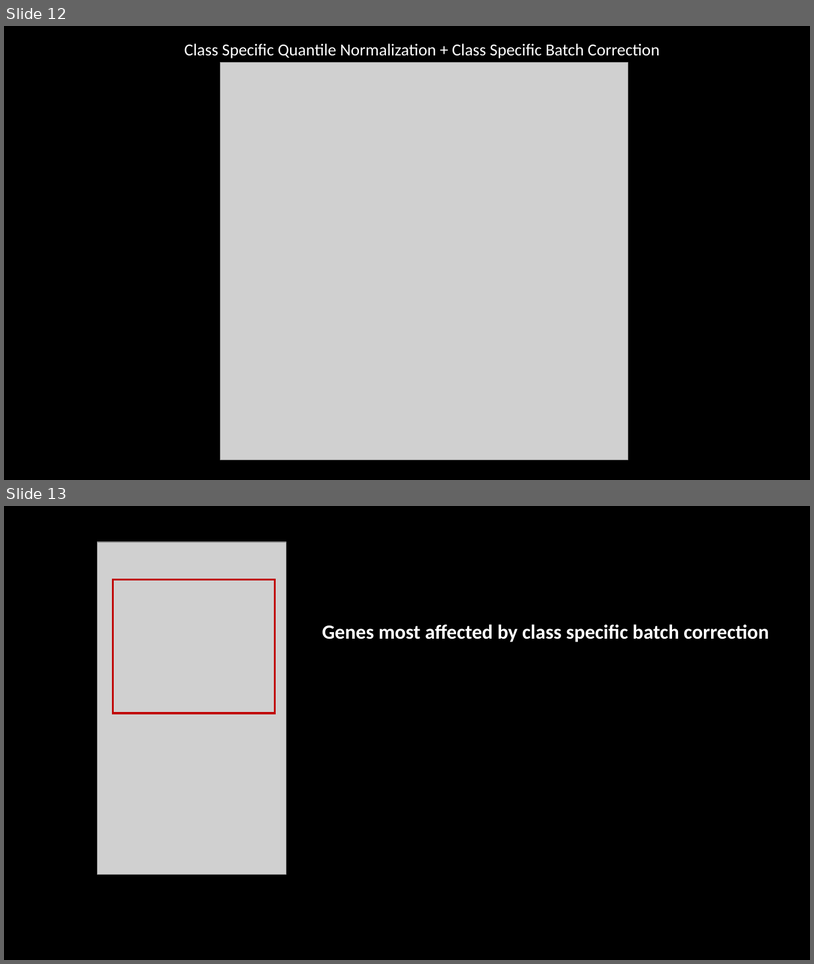
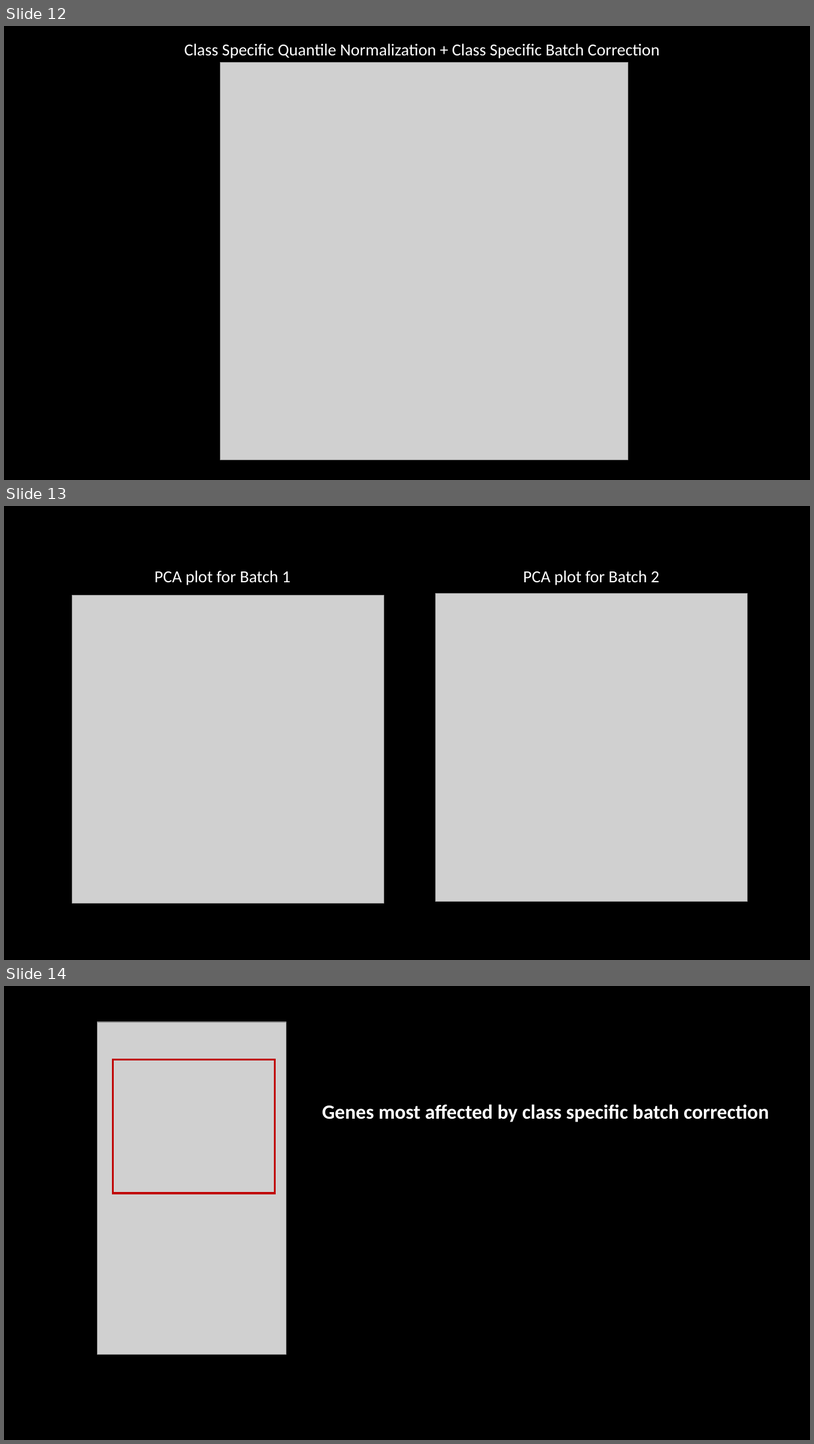
Before and after one commit to kaipengl/researchexperiencebs9001, a slide deck: Results Deck.pptx. Shown one above the other, each under a label of ours: slides 12 and 13 before the commit, slides 12, 13 and 14 after it. The pictures are 814x964 and 814x1444 pixels, drawn with LibreOffice and Linux fonts; fonts in the diff are those of the drawing; grey boxes stand for pictures. Boxes give left, top, right and bottom in pixels: in the first picture for what was removed or moved away, otherwise in the second. Text is boxed around its words. In the diff, an @@ line names an element or a change of style, - is before the commit and + after.

```diff
--- a/Results Deck.pptx
+++ b/Results Deck.pptx
@@ slide 13 added at (x1=4, y1=506, x2=810, y2=960), background #000000 @@
@@ text added at (x1=155, y1=570, x2=291, y2=585), 20 pt, text #FFFFFF @@
+PCA plot for Batch 1
@@ text added at (x1=524, y1=570, x2=660, y2=585), 20 pt, text #FFFFFF @@
+PCA plot for Batch 2
@@ picture added at (x1=72, y1=595, x2=384, y2=903) @@
@@ picture added at (x1=436, y1=593, x2=748, y2=901) @@
@@ what was slide 13 is now slide 14 @@
```
Also in this commit, not shown: 7 slides changed, 5 slides removed, 5 other files.
